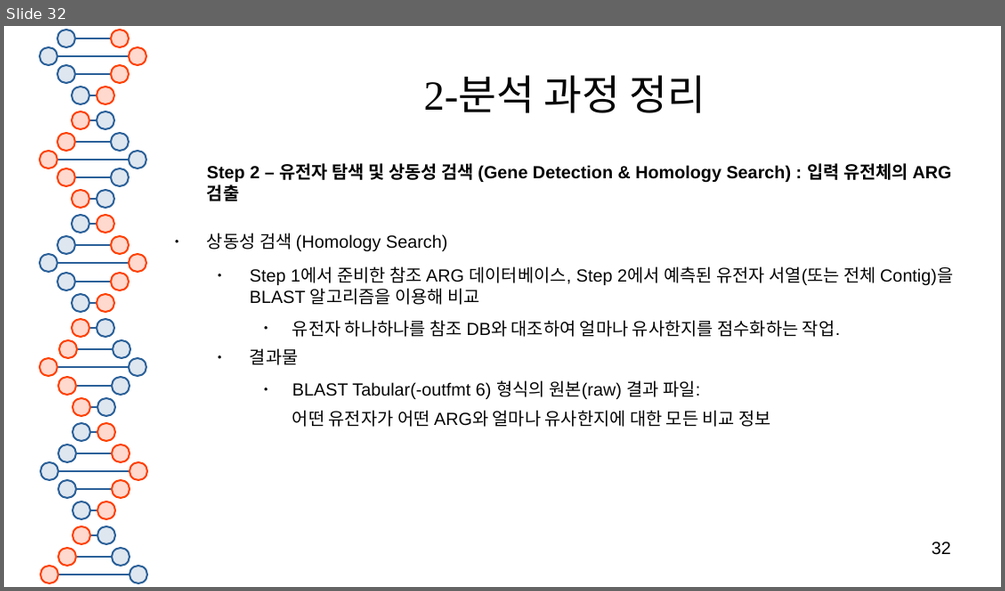
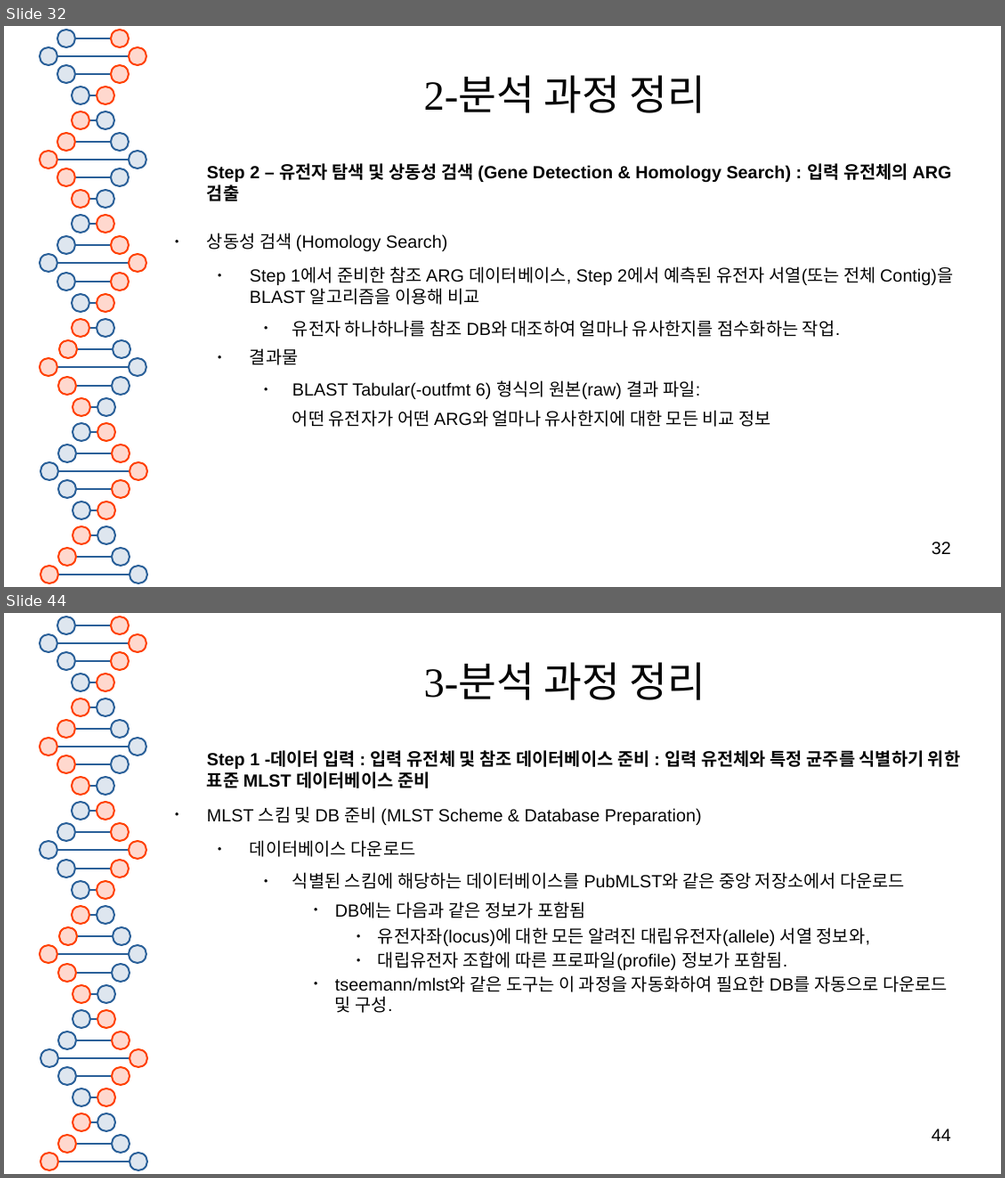
Before and after one commit to SHINKHO/bioinformatics_phase, a slide deck: docs/bioinformatics툴_분석.odp. Shown one above the other, each under a label of ours: slide 32 before the commit, slides 32 and 44 after it; the slides between them are not shown. The pictures are 1005x591 and 1005x1178 pixels, drawn with LibreOffice and Linux fonts; fonts in the diff are those of the drawing. Boxes give left, top, right and bottom in pixels: in the first picture for what was removed or moved away, otherwise in the second. Text is boxed around its words. In the diff, an @@ line names an element or a change of style, - is before the commit and + after.

```diff
--- a/docs/bioinformatics툴_분석.odp
+++ b/docs/bioinformatics툴_분석.odp
@@ slide 44 added at (4, 613, 1001, 1174), background #FFFFFF; not listed: 81 template elements that a slide beside it also shows @@
@@ title added at (424, 662, 706, 700), 33 pt, text #050505 @@
+3-분석 과정 정리
@@ text added at (207, 750, 960, 1013), 14 pt, text #050505 @@
+Step 1 -데이터 입력 : 입력 유전체 및 참조 데이터베이스 준비 : 입력 유전체와 특정 균주를 식별하기 위한 표준 MLST 데이터베이스 준비
+● MLST 스킴 및 DB 준비 (MLST Scheme & Database Preparation)
+  ● 데이터베이스 다운로드
+    ● 식별된 스킴에 해당하는 데이터베이스를 PubMLST와 같은 중앙 저장소에서 다운로드
+      ● DB에는 다음과 같은 정보가 포함됨
+        ● 유전자좌(locus)에 대한 모든 알려진 대립유전자(allele) 서열 정보와,
+        ● 대립유전자 조합에 따른 프로파일(profile) 정보가 포함됨.
+      ● tseemann/mlst와 같은 도구는 이 과정을 자동화하여 필요한 DB를 자동으로 다운로드 및 구성.
@@ page number added at (931, 1128, 951, 1141), 14 pt, text #000000 @@
+44
```
Also in this commit, not shown: 2 slides changed, 25 other slides added, 1 other file.
